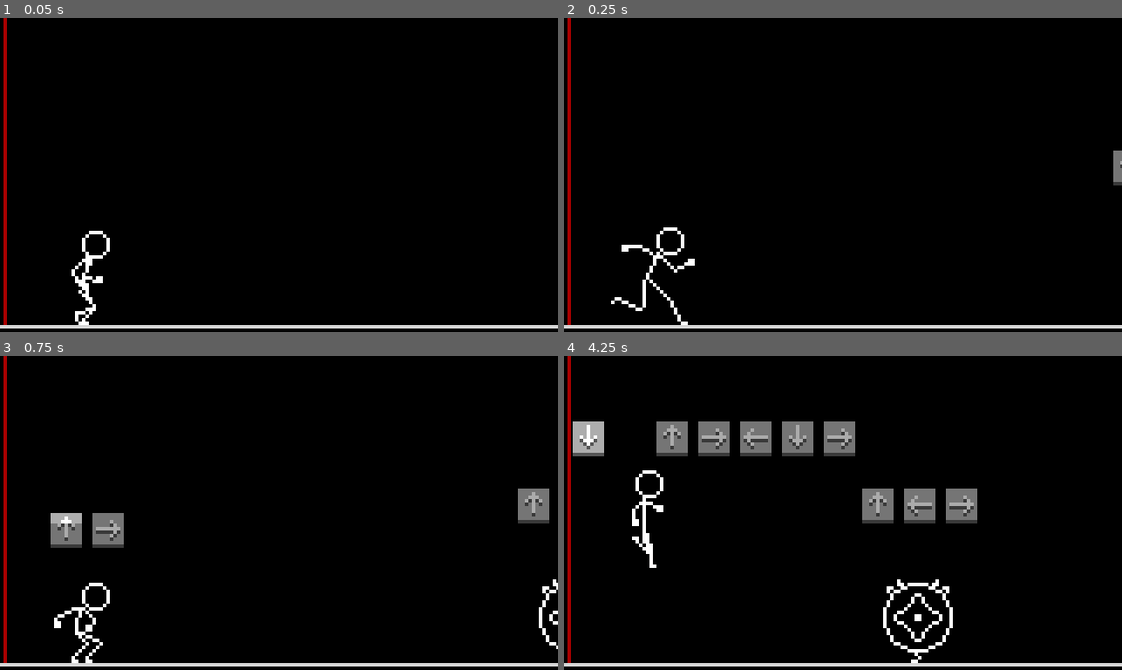
Above: before the commit, frames 1-4 (two rows, left to right).
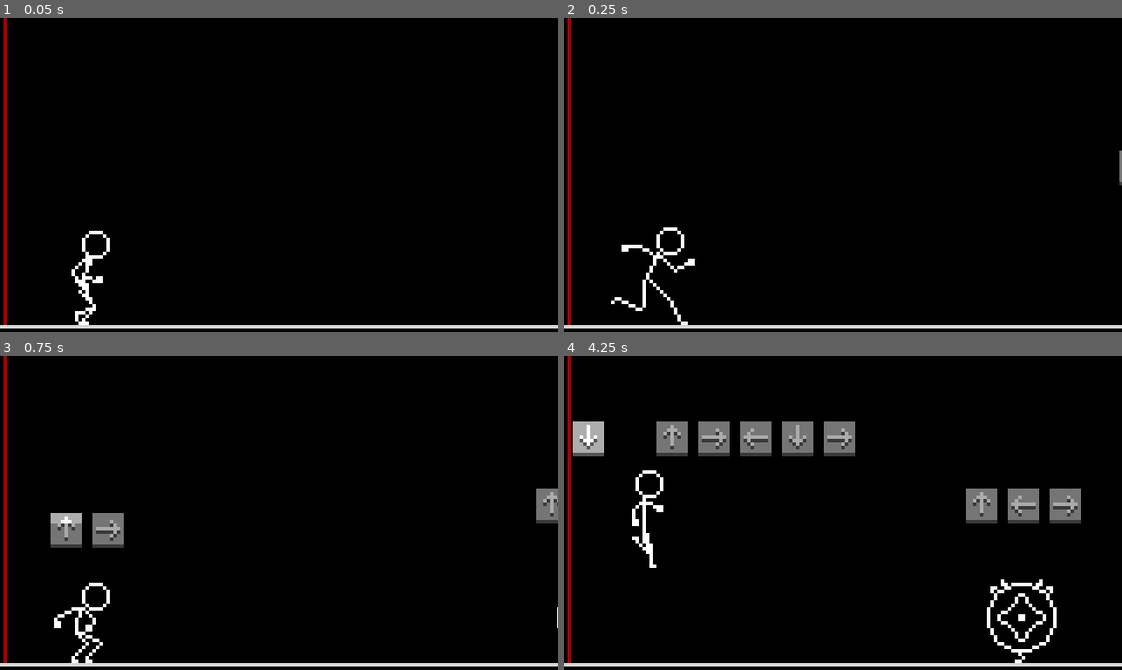
Above: after the commit, the same moments.

Repository: rocketCarlos/JumpingStickman
Game: Godot game, scene res://scenes/main.tscn
Two runs of this game, one before a commit and one after it. Both use one fixed random seed, a clock stepped at 60 frames per second and the inputs below.
Inputs:
- Up to frame 1 (0.05 s): no input
- Up to frame 2 (0.25 s): no input
- Up to frame 3 (0.75 s): hold Up (uppercut) from 0.53 s (still down); tap Right (front_kick) at 0.6 s
- Up to frame 4 (4.25 s): tap Space (jump) at 0.77, 1.52, 3.02, 3.77 s; release Up (uppercut) at 1.28 s; hold Down (downwards_punch) 1.28-2.03 s; tap Left (spin_kick) at 1.35, 2.85 s; hold Up (uppercut) 2.03-3.53 s; tap Right (front_kick) at 2.1, 3.6 s; hold Down (downwards_punch) from 3.53 s (still down)

Frame 1 is identical in both runs. In frame 2, 0.1% of the frame differs, in the area x 98-100%, y 42-54%; in frame 3, 0.8%; in frame 4, 4.9%, in the area x 53-93%, y 42-98%.

Commit message:
added height variation and attack animations

Diff:
--- a/globals/globals.gd
+++ b/globals/globals.gd
@@ -12,5 +12,7 @@
 
 var defeated_enemies = 0
 
-# emitted by player when combo succeeds, recieved by enemy to die
+# emitted by player when combo succeeds
 signal combo_succeeded
+# emmited when an enemy dies
+signal enemy_died
--- a/project.godot
+++ b/project.godot
@@ -58,6 +58,12 @@
 ]
 }
 
+[layer_names]
+
+2d_physics/layer_1="player"
+2d_physics/layer_2="enemies"
+2d_physics/layer_3="atack"
+
 [rendering]
 
 renderer/rendering_method="gl_compatibility"
--- /dev/null
+++ b/scenes/attack.tscn
@@ -0,0 +1,74 @@
+[gd_scene load_steps=11 format=3 uid="uid://wi5524nfjffu"]
+
+[ext_resource type="Texture2D" uid="uid://bcw2gkymqclo7" path="res://assets/sprites/attack.png" id="1_2w7df"]
+[ext_resource type="Script" path="res://scripts/attack.gd" id="2_snb7p"]
+
+[sub_resource type="AtlasTexture" id="AtlasTexture_gsh1a"]
+atlas = ExtResource("1_2w7df")
+region = Rect2(0, 0, 35, 35)
+
+[sub_resource type="AtlasTexture" id="AtlasTexture_xq67h"]
+atlas = ExtResource("1_2w7df")
+region = Rect2(35, 0, 35, 35)
+
+[sub_resource type="AtlasTexture" id="AtlasTexture_c7i8g"]
+atlas = ExtResource("1_2w7df")
+region = Rect2(70, 0, 35, 35)
+
+[sub_resource type="AtlasTexture" id="AtlasTexture_xj42n"]
+atlas = ExtResource("1_2w7df")
+region = Rect2(105, 0, 35, 35)
+
+[sub_resource type="AtlasTexture" id="AtlasTexture_fbrwf"]
+atlas = ExtResource("1_2w7df")
+region = Rect2(140, 0, 35, 35)
+
+[sub_resource type="AtlasTexture" id="AtlasTexture_dgiq2"]
+atlas = ExtResource("1_2w7df")
+region = Rect2(175, 0, 35, 35)
+
+[sub_resource type="SpriteFrames" id="SpriteFrames_m1odi"]
+animations = [{
+"frames": [{
+"duration": 1.0,
+"texture": SubResource("AtlasTexture_gsh1a")
+}, {
+"duration": 1.0,
+"texture": SubResource("AtlasTexture_xq67h")
+}, {
+"duration": 1.0,
+"texture": SubResource("AtlasTexture_c7i8g")
+}, {
+"duration": 1.0,
+"texture": SubResource("AtlasTexture_xj42n")
+}, {
+"duration": 1.0,
+"texture": SubResource("AtlasTexture_fbrwf")
+}, {
+"duration": 1.0,
+"texture": SubResource("AtlasTexture_dgiq2")
+}],
+"loop": true,
+"name": &"default",
+"speed": 8.0
+}]
+
+[sub_resource type="RectangleShape2D" id="RectangleShape2D_k7w6o"]
+size = Vector2(5, 35)
+
+[node name="Attack" type="AnimatedSprite2D"]
+texture_filter = 3
+sprite_frames = SubResource("SpriteFrames_m1odi")
+frame_progress = 0.0639891
+script = ExtResource("2_snb7p")
+
+[node name="Area2D" type="Area2D" parent="."]
+collision_layer = 4
+collision_mask = 2
+
+[node name="CollisionShape2D" type="CollisionShape2D" parent="Area2D"]
+position = Vector2(3.5, -0.5)
+shape = SubResource("RectangleShape2D_k7w6o")
+
+[connection signal="animation_looped" from="." to="." method="_on_animation_looped"]
+[connection signal="area_entered" from="Area2D" to="." method="_on_area_2d_area_entered"]
--- a/scenes/enemy.tscn
+++ b/scenes/enemy.tscn
@@ -309,21 +309,34 @@
 }]
 
 [sub_resource type="RectangleShape2D" id="RectangleShape2D_7alau"]
-size = Vector2(4, 41)
+size = Vector2(18, 35)
+
+[sub_resource type="RectangleShape2D" id="RectangleShape2D_c33a3"]
+size = Vector2(20, 49)
 
 [node name="Enemy" type="AnimatedSprite2D"]
 texture_filter = 3
 sprite_frames = SubResource("SpriteFrames_fhmke")
-animation = &"mob1"
+animation = &"flying3"
 script = ExtResource("2_723gv")
 arrow_scene = ExtResource("3_03ypa")
 metadata/_edit_group_ = true
 
 [node name="Hitboxes" type="Area2D" parent="."]
-
-[node name="CollisionShape2D" type="CollisionShape2D" parent="Hitboxes"]
-position = Vector2(0, -0.5)
+collision_layer = 2
+collision_mask = 4
+
+[node name="mobs" type="CollisionShape2D" parent="Hitboxes"]
+position = Vector2(0, 0.5)
 shape = SubResource("RectangleShape2D_7alau")
+
+[node name="big" type="CollisionShape2D" parent="Hitboxes"]
+position = Vector2(0, 0.5)
+shape = SubResource("RectangleShape2D_c33a3")
+disabled = true
+debug_color = Color(0.594576, 0.508095, 0.548553, 0.42)
 
 [node name="ArrowHolder" parent="." instance=ExtResource("3_sbhkp")]
 position = Vector2(0, -28)
+
+[connection signal="area_entered" from="Hitboxes" to="." method="_on_hitboxes_area_entered"]
--- a/scenes/main.tscn
+++ b/scenes/main.tscn
@@ -1,8 +1,11 @@
-[gd_scene load_steps=4 format=3 uid="uid://x7vfjb13523i"]
+[gd_scene load_steps=5 format=3 uid="uid://x7vfjb13523i"]
 
 [ext_resource type="Texture2D" uid="uid://dd7vwc2u2lgko" path="res://assets/sprites/background_sketch.png" id="1_vc7uq"]
 [ext_resource type="PackedScene" uid="uid://b6d8tuy0dsqdc" path="res://scenes/player.tscn" id="2_iante"]
 [ext_resource type="PackedScene" uid="uid://cyqvllsr8bwn6" path="res://scenes/enemy_spawner.tscn" id="3_ukwvw"]
+
+[sub_resource type="RectangleShape2D" id="RectangleShape2D_l61yf"]
+size = Vector2(31.5, 90)
 
 [node name="Main" type="Node2D"]
 texture_filter = 3
@@ -16,3 +19,10 @@
 
 [node name="EnemySpawner" parent="." instance=ExtResource("3_ukwvw")]
 position = Vector2(178.575, 70.5)
+
+[node name="WorldLimit" type="Area2D" parent="."]
+position = Vector2(215, 45)
+metadata/_edit_group_ = true
+
+[node name="CollisionShape2D" type="CollisionShape2D" parent="WorldLimit"]
+shape = SubResource("RectangleShape2D_l61yf")
--- a/scenes/player.tscn
+++ b/scenes/player.tscn
@@ -1,9 +1,10 @@
-[gd_scene load_steps=57 format=3 uid="uid://b6d8tuy0dsqdc"]
+[gd_scene load_steps=58 format=3 uid="uid://b6d8tuy0dsqdc"]
 
 [ext_resource type="Script" path="res://scripts/player.gd" id="1_0upaq"]
 [ext_resource type="Texture2D" uid="uid://ds0mrn7r0hdfs" path="res://assets/sprites/stickman_sheet.png" id="2_ekn3o"]
 [ext_resource type="PackedScene" uid="uid://cx1glasylo6ag" path="res://scenes/arrow.tscn" id="2_m0r6g"]
 [ext_resource type="PackedScene" uid="uid://bmp3r15q7jgc6" path="res://scenes/arrow_holder.tscn" id="3_aq04i"]
+[ext_resource type="PackedScene" uid="uid://wi5524nfjffu" path="res://scenes/attack.tscn" id="3_cilay"]
 
 [sub_resource type="AtlasTexture" id="AtlasTexture_5kip4"]
 atlas = ExtResource("2_ekn3o")
@@ -394,12 +395,14 @@
 }]
 
 [sub_resource type="RectangleShape2D" id="RectangleShape2D_hw57j"]
-size = Vector2(11, 29)
-
-[node name="Player" type="CharacterBody2D"]
+size = Vector2(4, 29)
+
+[node name="Player" type="Area2D"]
 texture_filter = 3
+collision_mask = 2
 script = ExtResource("1_0upaq")
 arrow_scene = ExtResource("2_m0r6g")
+attack_scene = ExtResource("3_cilay")
 metadata/_edit_group_ = true
 
 [node name="AnimatedSprite2D" type="AnimatedSprite2D" parent="."]
@@ -408,7 +411,7 @@
 autoplay = "run"
 
 [node name="CollisionShape2D" type="CollisionShape2D" parent="."]
-position = Vector2(0.5, 3.5)
+position = Vector2(0, 3.5)
 shape = SubResource("RectangleShape2D_hw57j")
 
 [node name="Node2D" type="Node2D" parent="."]
@@ -420,4 +423,5 @@
 [node name="ArrowHolder" parent="." instance=ExtResource("3_aq04i")]
 position = Vector2(0, -21)
 
+[connection signal="area_entered" from="." to="." method="_on_area_entered"]
 [connection signal="timeout" from="ComboTimer" to="." method="_on_combo_timer_timeout"]
--- /dev/null
+++ b/scripts/attack.gd
@@ -0,0 +1,16 @@
+extends AnimatedSprite2D
+
+
+# Called when the node enters the scene tree for the first time.
+func _ready() -> void:
+	play()
+
+
+func _on_animation_looped() -> void:
+	frame = 3
+
+func _process(delta) -> void:
+	position.x += 75.0 * delta
+
+func _on_area_2d_area_entered(area: Area2D) -> void:
+	queue_free()
--- a/scripts/enemy.gd
+++ b/scripts/enemy.gd
@@ -2,6 +2,8 @@
 
 #region scene nodes
 @onready var arrow_holder = $ArrowHolder
+@onready var mobs_collision = $Hitboxes/mobs
+@onready var big_collision = $Hitboxes/big
 #endregion
 
 #region scene attributes
@@ -27,8 +29,9 @@
 }
 var combo: Array
 
-const SPEED: float = -18.0
-# const SPEED: float = -1.0
+const SPEED: float = -11.0
+const FLYING_HEIGHT: float = -36.5
+const BIG_HEIGHT: float = -7.5
 
 @export var arrow_scene: PackedScene
 #endregion
@@ -50,6 +53,15 @@
 			type = types.BIG
 		_:
 			type = types.values()[randi_range(0, types.values().size()-1)]
+
+	match type:
+		types.FLYING1, types.FLYING2, types.FLYING3:
+			position.y += FLYING_HEIGHT
+		types.BIG:
+			position.y += BIG_HEIGHT
+			big_collision.set_deferred("disabled", false)
+			mobs_collision.set_deferred("disabled", true)
+
 
 	combo = type_combos[type]
 	Globals.enemy_combo = combo
@@ -110,5 +122,9 @@
 #region signal functions
 func _on_combo_succeeded() -> void:
 	# show some type of death animation
+	pass
+
+func _on_hitboxes_area_entered(area: Area2D) -> void:
+	Globals.enemy_died.emit()
 	queue_free()
 #endregion
--- a/scripts/enemy_spawner.gd
+++ b/scripts/enemy_spawner.gd
@@ -13,7 +13,7 @@
 
 # Called when the node enters the scene tree for the first time.
 func _ready() -> void:
-	Globals.combo_succeeded.connect(_on_combo_succeeded)
+	Globals.enemy_died.connect(_on_enemy_died)
 	var enemy = enemy_scene.instantiate()
 	add_child(enemy)
 
@@ -23,8 +23,8 @@
 	pass
 
 
-func _on_combo_succeeded():
+func _on_enemy_died():
 	Globals.defeated_enemies += 1
 	var enemy = enemy_scene.instantiate()
-	add_child(enemy)
+	call_deferred('add_child', enemy)
 	Engine.time_scale += 0.02
--- a/scripts/player.gd
+++ b/scripts/player.gd
@@ -1,4 +1,4 @@
-extends CharacterBody2D
+extends Area2D
 
 '''
 Player
@@ -61,6 +61,8 @@
 
 @export var arrow_scene: PackedScene
 const ARROW_FPS: float = 19
+
+@export var attack_scene: PackedScene
 #endregion
 
 #region attributes
@@ -84,7 +86,7 @@
 	JUMP_LEVEL = position.y + JUMP_LEVEL
 	#Engine.time_scale = 0.25
 
-func _physics_process(delta: float) -> void:
+func _process(delta: float) -> void:
 	match current_state:
 		states.DEFAULT:
 			'''
@@ -125,7 +127,6 @@
 				current_state = states.UPPERCUT
 
 
-
 		states.ACCEPT_QUEUE:
 			'''
 			State accept queue:
@@ -192,8 +193,6 @@
 			start_combo()
 			current_state = states.DEFAULT
 
-
-	move_and_slide()
 #endregion
 
 #region utility functions
@@ -270,6 +269,12 @@
 		arrow_holder.clear()
 		combo_timer.stop()
 		Globals.combo_succeeded.emit()
+
+		var attack = attack_scene.instantiate()
+		attack.global_position.x = global_position.x + 5
+		attack.global_position.y = global_position.y
+		add_sibling(attack)
+
 		return true
 	else:
 		return false
@@ -319,7 +324,13 @@
 #endregion
 
 
+#region signal functions
 func _on_combo_timer_timeout() -> void:
 	print("timeout for combo. Last combo state: ", current_combo)
 	current_combo = []
 	arrow_holder.clear()
+
+
+func _on_area_entered(area: Area2D) -> void:
+	pass # Replace with function body.
+#endregion
Binary file added: assets/aseprite_files/attack.ase
Binary file added: assets/sprites/attack.png
Not shown, added: assets/sprites/attack.png.import
Not shown, changed: requirements.txt
Not shown: 1 places in scenes/enemy.tscn that only renumber resources
